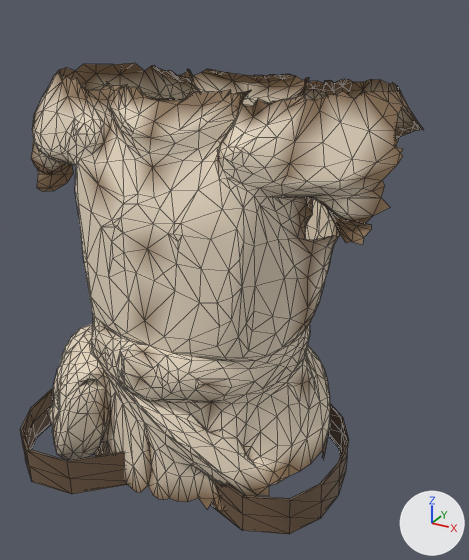
Two versions of the glTF model assets_src/armor/aydor_0/leather_a_chest.glb, one commit apart.
Before and after are seen from a camera (50 mm lens) standing at (0.494, -0.798, 1.63) and looking at (0.052, 0.004, 1.229). Every picture has the same lights, and +X, +Y and +Z are marked at lower right. The first picture is the older version. Mesh edges are drawn as thin lines. Vertices at exactly the same position are counted once.

The first picture shows 'leather_a_chest'.
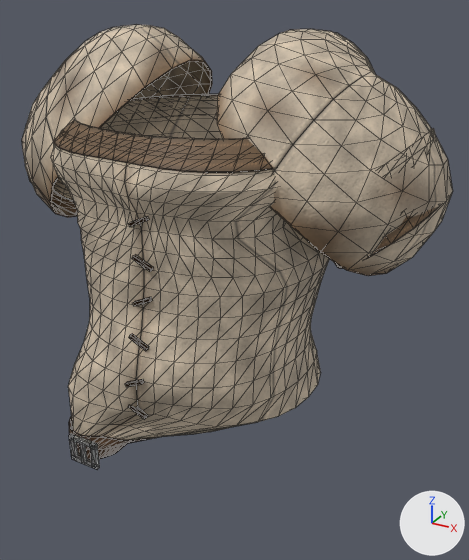
Boxes (x1, y1, x2, y2) around the edits, measured in the pictures (469 x 560 px; the box of a moved part takes in the faces that stretch with it):
'leather_a_chest', surface changed, reshaped (7% wider)
    before: (20, 63, 424, 534)
    after: (21, 25, 453, 469)
part 1 of me_leather_a_chest, added
    after: (79, 441, 87, 464)
part 2 of me_leather_a_chest, rebuilt (29% narrower, 23% shorter)
    before: (31, 63, 424, 511)
    after: (51, 96, 329, 440)
part 3 of me_leather_a_chest, added (beige)
    after: (21, 25, 453, 276)
part 4 of me_leather_a_chest, moved or reshaped
    before: (20, 388, 349, 534)
    after: (69, 216, 158, 469)

The change, as a list of edits to the scene's bpy script:
```text
Add img_strap_c_png:
    img_strap_c_png = load_image('strap_c.png', '../textures/strap_c.png', 128, 64, 'sRGB')
Add img_strap_orm_png:
    img_strap_orm_png = load_image('strap_orm.png', '../textures/strap_orm.png', 128, 64, 'Non-Color')
Add img_strap_n_png:
    img_strap_n_png = load_image('strap_n.png', '../textures/strap_n.png', 128, 64, 'Non-Color')
Add img_leather_n_png:
    img_leather_n_png = load_image('leather_n.png', '../textures/leather_n.png', 256, 256, 'Non-Color')
Add img_leather_c_png:
    img_leather_c_png = load_image('leather_c.png', '../textures/leather_c.png', 256, 256, 'sRGB')
Add img_leather_orm_png:
    img_leather_orm_png = load_image('leather_orm.png', '../textures/leather_orm.png', 256, 256, 'Non-Color')
Change mat_leather:
    remove # nodes: BsdfPrincipled, OutputMaterial, VertexColor
    nodes: BsdfPrincipled, Mix, NormalMap, OutputMaterial, SeparateColor, TexImage x3, VertexColor
    uses the picture img_leather_c_png
    uses the picture img_leather_n_png
    uses the picture img_leather_orm_png
Add mat_iron:
    mat_iron = bpy.data.materials.new('iron')
    mat_iron.use_nodes = True; mat_iron.node_tree.nodes.clear()
    _N = mat_iron.node_tree.nodes; _L = mat_iron.node_tree.links
    n0 = _N.new('ShaderNodeBsdfPrincipled'); n0.name = 'Principled BSDF'
    n0.inputs[1].default_value = 1.0  # 'Metallic'
    n0.inputs[2].default_value = 0.48  # 'Roughness'
    n1 = _N.new('ShaderNodeOutputMaterial'); n1.name = 'Material Output'
    n2 = _N.new('ShaderNodeVertexColor'); n2.name = 'Color Attribute'
    _L.new(n0.outputs[0], n1.inputs[0])  # 'BSDF' to 'Surface'
    _L.new(n2.outputs[0], n0.inputs[0])  # 'Color' to 'Base Color'
Add mat_strap:
    mat_strap = bpy.data.materials.new('strap')
    # uses the picture img_strap_c_png
    # uses the picture img_strap_n_png
    # uses the picture img_strap_orm_png
Change me_leather_a_chest:
    used by ob_leather_a_chest; location = (0.0, 0.0, 0.0)
    remove me_leather_a_chest.from_pydata(...)  # 1952 vertices, 3423 faces; spans x -0.305..0.3, y -0.234..0.182, z 0.92..1.526
    add me_leather_a_chest.from_pydata(...)  # 2078 vertices, 3704 faces; spans x -0.347..0.343, y -0.194..0.209, z 0.946..1.589
    me_leather_a_chest part 1: a new loose piece, a box spanning x -0.1123..-0.1063, y -0.1938..-0.1878, z 0.9563..0.998, in mat_iron
    me_leather_a_chest part 2: the loose piece of 1812 vertices spanning x -0.305..0.3, y -0.197..0.182, z 0.92..1.526 is rebuilt with 720 vertices and now spans x -0.195..0.193, y -0.189..0.205, z 0.946..1.472
    me_leather_a_chest part 3: 1098 vertices added at x -0.347..0.343, y -0.18..0.209, z 1.268..1.589
    me_leather_a_chest part 4: 140 vertices removed from x -0.273..0.254, y -0.234..0.125, z 0.92..0.982; 252 vertices added at x -0.169..0.024, y -0.192..-0.021, z 0.951..1.376
    add me_leather_a_chest.materials.append(mat_iron)
    add me_leather_a_chest.materials.append(mat_strap)
```
